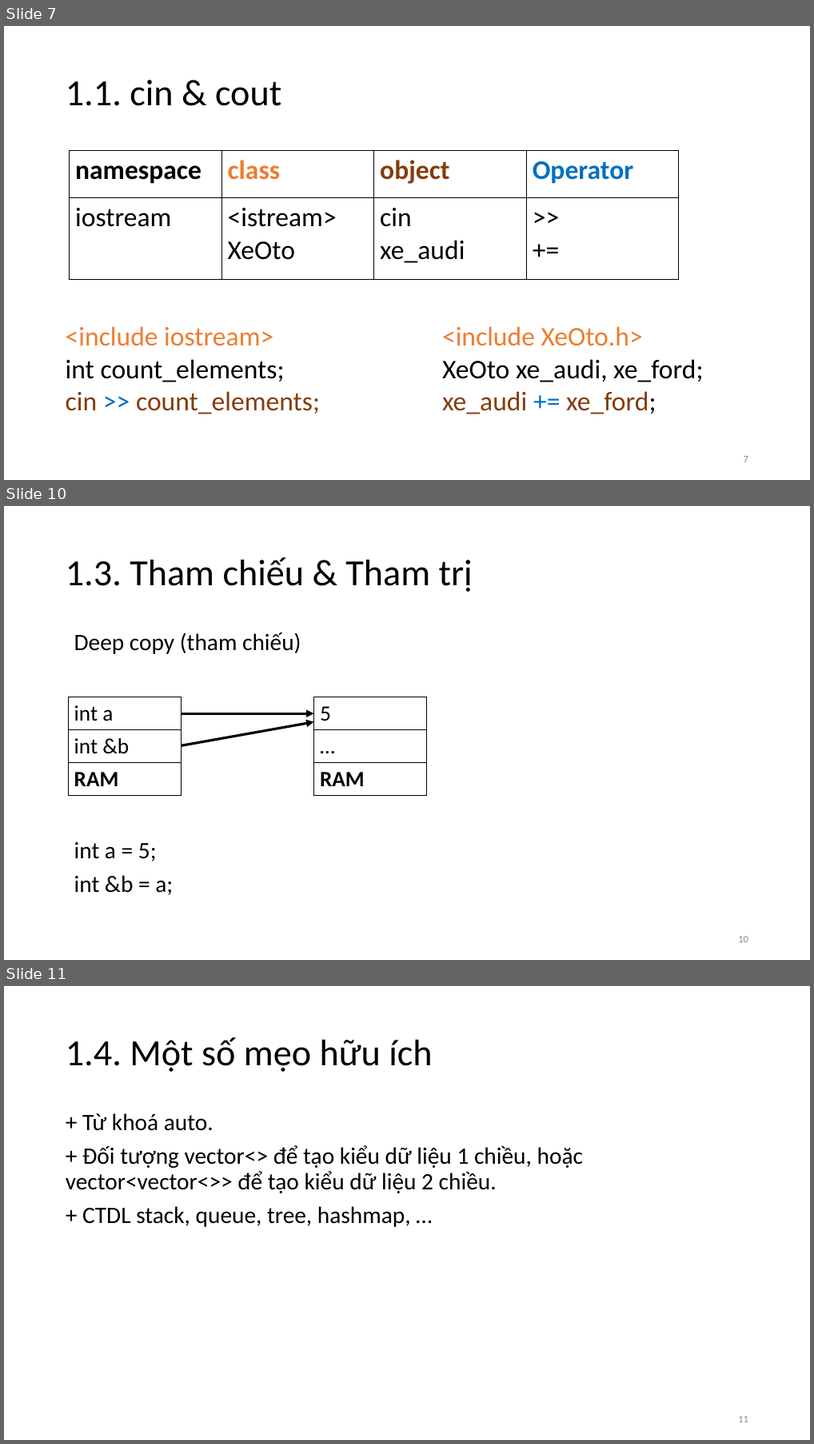
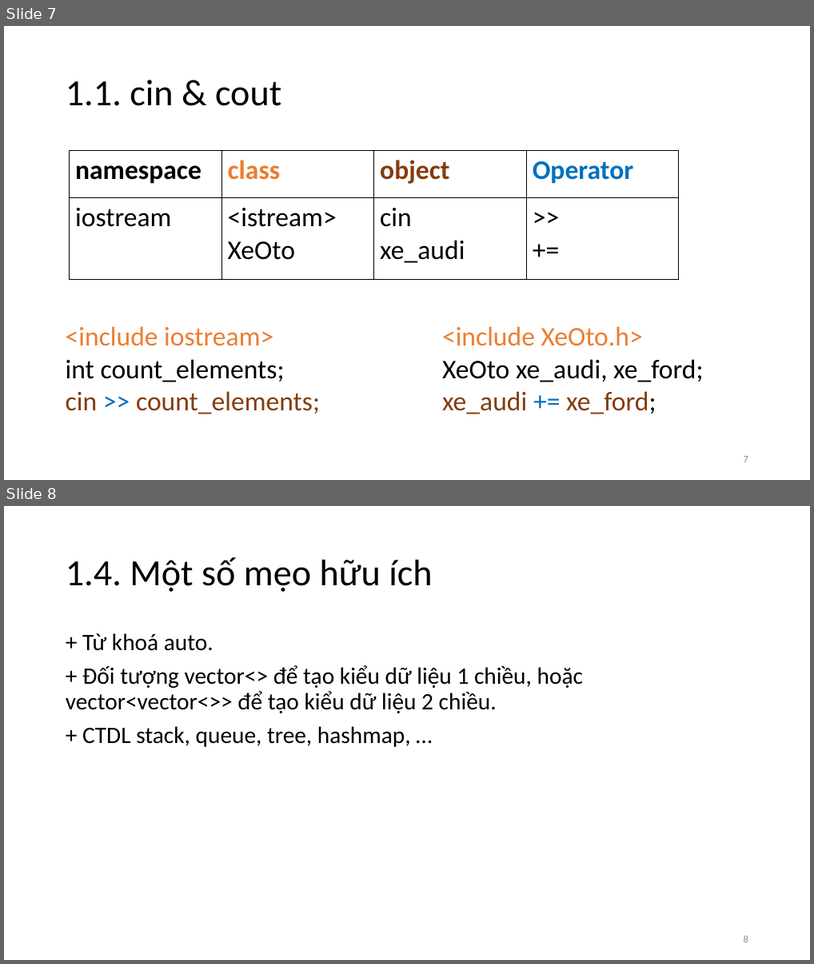
Before and after one commit to vutuanhai237/CourseMaterialsUIT, a slide deck: IT002-OOP/Slide thực hành/Lab 1. BasicCplusplus.pptx. Shown one above the other, each under a label of ours: slides 7, 10 and 11 before the commit, slides 7 and 8 after it; the slides between them are not shown. The pictures are 814x1444 and 814x964 pixels, drawn with LibreOffice and Linux fonts; fonts in the diff are those of the drawing. Boxes give left, top, right and bottom in pixels: in the first picture for what was removed or moved away, otherwise in the second. Text is boxed around its words. In the diff, an @@ line names an element or a change of style, - is before the commit and + after.

```diff
--- a/IT002-OOP/Slide thực hành/Lab 1. BasicCplusplus.pptx
+++ b/IT002-OOP/Slide thực hành/Lab 1. BasicCplusplus.pptx
@@ slide 10 removed at bbox=[4, 506, 810, 960], background #FFFFFF @@
@@ title removed at bbox=[66, 557, 473, 592] @@
-1.3. Tham chiếu & Tham trị
@@ text removed at bbox=[74, 632, 301, 654] @@
-Deep copy (tham chiếu)
@@ table removed at bbox=[68, 697, 182, 794], 3 rows, 1 columns @@
-int a
-int &b
-RAM
@@ table removed at bbox=[314, 697, 427, 794], 3 rows, 1 columns @@
-5
-…
-RAM
@@ arrow removed from (182, 713) to (314, 713) @@
@@ arrow removed from (182, 745) to (314, 722) @@
@@ text removed at bbox=[74, 842, 173, 895] @@
-int a = 5;
-int &b = a;
@@ page number removed at bbox=[738, 936, 749, 942] @@
-10
@@ what was slide 11 is now slide 8 @@
@@ page number at bbox=[744, 935, 749, 942]: text changed @@
-11
+8
```
Also in this commit, not shown: 2 other slides removed, 1 other file.
